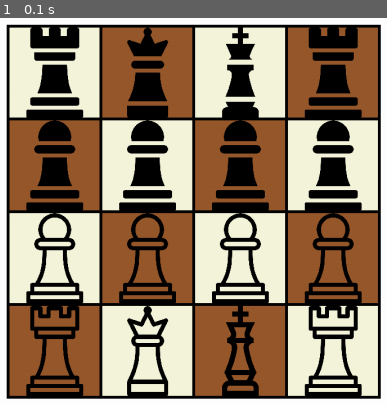
Above: before the commit, frame 1.
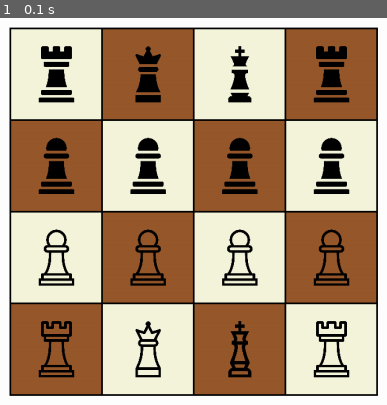
Above: after the commit, the same moment.

Repository: KimHaejoong1/4x4chessAI
Game: pygame game, started from chessBoard.py
The game is run twice, just before and just after one commit, with the same random seed, the same clock (stepped at 60 frames per second) and the same inputs.
Inputs:
- Up to frame 1 (0.1 s): no input

The runs differ from the first frame. In frame 1, 32% of the frame differs, in the area x 1-99%, y 1-99%.

Commit message:
modify detail

Diff:
--- a/chessBoard.py
+++ b/chessBoard.py
@@ -14,7 +14,7 @@
 
 # 크기 정의
 block_size = 160
-border_thickness = 5
+border_thickness = 3
 board_size = 4 * block_size + 5 * border_thickness
 
 # 체스 보드 위치
@@ -29,6 +29,7 @@
 
 # 체스말 초기화
 chess_piece = {}
+piece_size  = 100
 colors = ['black', 'white']
 pieces = ['king', 'queen', 'rook', 'pawn']
 for color in colors:
@@ -37,7 +38,7 @@
         try:
             chess_piece[dict_key] = pygame.transform.scale(
                 pygame.image.load(f'image/{dict_key}.png'),
-                (block_size, block_size)
+                (piece_size, piece_size)
             )
         except pygame.error:
             print(f"Error loading image for {dict_key}")
@@ -67,8 +68,8 @@
     for row in range(4):
         for col in range(4):
             piece_image = chess_piece[initial_setup[row][col]]
-            x = start_x + col * (block_size + border_thickness) + border_thickness
-            y = start_y + row * (block_size + border_thickness) + border_thickness
+            x = start_x + col * (block_size + border_thickness) + border_thickness + (block_size - piece_size) / 2
+            y = start_y + row * (block_size + border_thickness) + border_thickness + (block_size - piece_size) / 2
 
             screen.blit(piece_image, (x, y))
 
